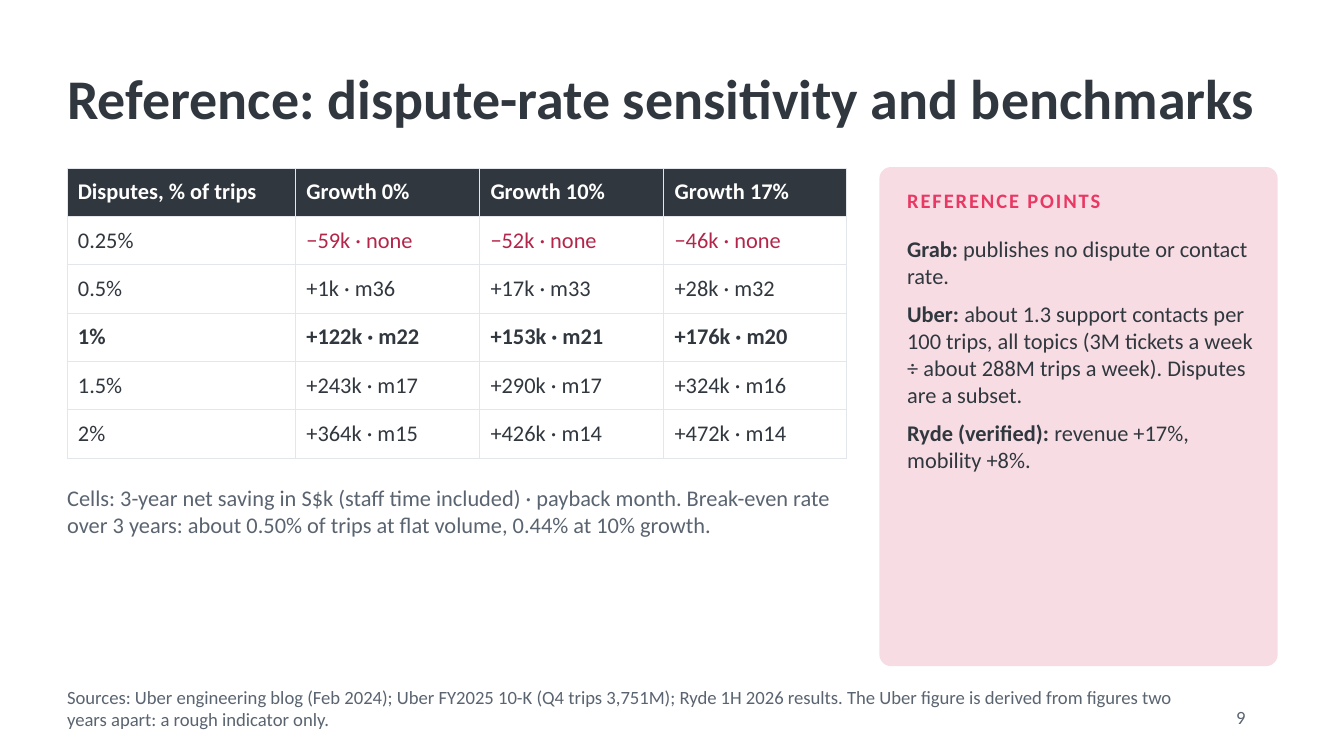
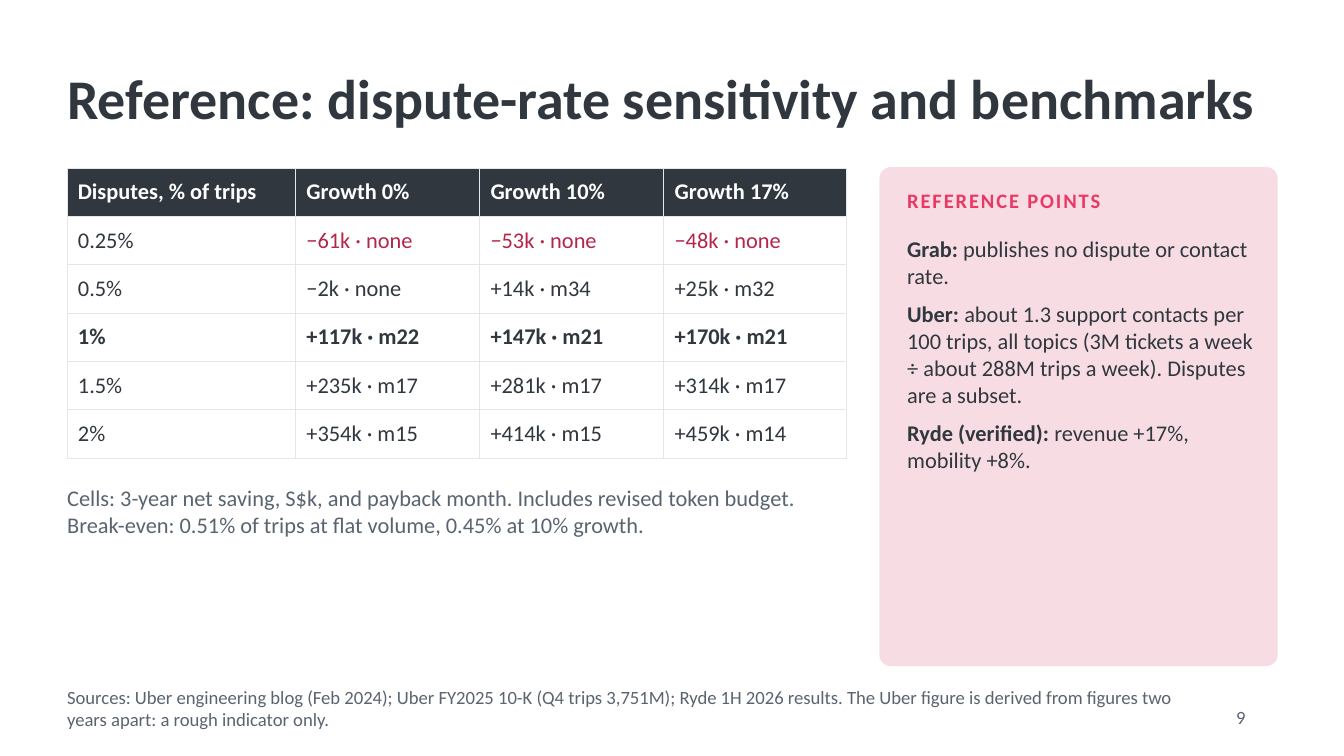
Before and after one commit to hermicaduceus/ryde-dispute-resolution-submission, a slide deck: slide 9 of tools/deployment/ryde-dispute-pitch.pptx. Drawn at 1344x756 pixels with LibreOffice and Linux fonts; fonts in the diff are those of the drawing. Boxes give left, top, right and bottom in pixels: in the first picture for what was removed or moved away, otherwise in the second. Text is boxed around its words. In the diff, an @@ line names an element or a change of style, - is before the commit and + after.

```diff
--- a/tools/deployment/ryde-dispute-pitch.pptx
+++ b/tools/deployment/ryde-dispute-pitch.pptx
@@ table at (67,168,847,445) @@
-row 2: 0.25% | −59k · none | −52k · none | −46k · none
+row 2: 0.25% | −61k · none | −53k · none | −48k · none
-row 3: 0.5% | +1k · m36 | +17k · m33 | +28k · m32
+row 3: 0.5% | −2k · none | +14k · m34 | +25k · m32
-row 4: 1% | +122k · m22 | +153k · m21 | +176k · m20
+row 4: 1% | +117k · m22 | +147k · m21 | +170k · m21
-row 5: 1.5% | +243k · m17 | +290k · m17 | +324k · m16
+row 5: 1.5% | +235k · m17 | +281k · m17 | +314k · m17
-row 6: 2% | +364k · m15 | +426k · m14 | +472k · m14
+row 6: 2% | +354k · m15 | +414k · m15 | +459k · m14
@@ text at (67,490,795,537): text changed @@
-Cells: 3-year net saving in S$k (staff time included) · payback month. Break-even rate over 3 years: about 0.50% of trips at flat volume, 0.44% at 10% growth.
+Cells: 3-year net saving, S$k, and payback month. Includes revised token budget. Break-even: 0.51% of trips at flat volume, 0.45% at 10% growth.
```
Also in this commit, not shown: 5 other slides changed, 5 other files.
